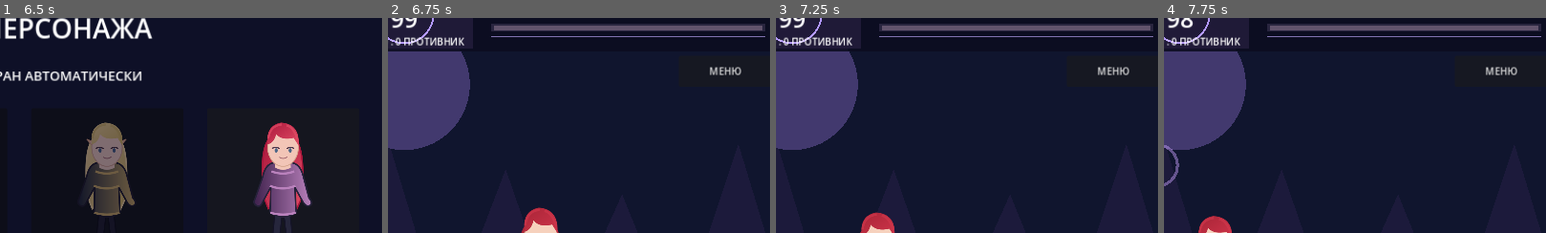
Above: before the commit, frames 1-4 (left to right).
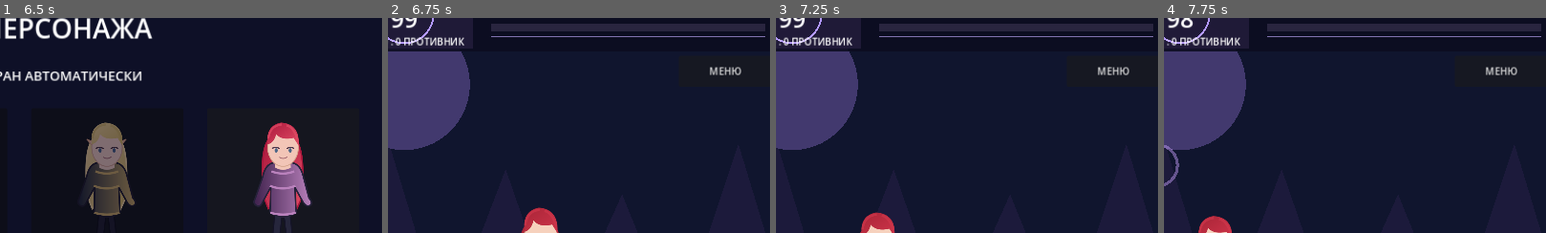
Above: after the commit, the same moments.

Repository: PerchikHot/Eclipse-Arena-
Game: Godot game, scene res://scenes/Main.tscn
Two runs of this game, one before a commit and one after it. Both use one fixed random seed, a clock stepped at 60 frames per second and the inputs below.
Inputs (mouse positions are % of the whole screen's width and height, from its top left):
- Up to frame 1 (6.5 s): click "⚔ БЫСТРЫЙ БОЙ" at 0.5 s; click "ЯМАТО" at 1.25 s; click "ЭРЗА" at 2 s; click "АЛЬФА" at 2.75 s; click "РИАС" at 3.5 s; click "КОСТЮМ: КАНОН" at 4.25 s; click "КОСТЮМ: БОЕВОЙ" at 5 s; click "КОСТЮМ: ПЛЯЖНЫЙ" at 5.75 s
- Up to frame 2 (6.75 s): click "В БОЙ" at 6.5 s
- Up to frame 3 (7.25 s): no input
- Up to frame 4 (7.75 s): move the mouse to (72, 45) at 7.27 s; hold D from 7.28 s (still down); hold J from 7.28 s (still down); click (72, 45) at 7.42 s; tap Space at 7.52 s
The pictures show only the part of the screen within x 48-98%, y 10-60%; the shares and areas given below are measured in that part.

Frame 1 is identical in both runs. In frame 2, 1.6% of the frame differs, in the area x 27-98%, y 3-6%; in frame 3, 1.6%; in frame 4, 1.6%.

Commit message:
Add enemy special attack energy, damage and HUD meter

Diff:
--- a/scripts/main.gd
+++ b/scripts/main.gd
@@ -60,6 +60,8 @@
 var block_timer := 0.0
 var skill_energy := 0.0
 var skill_cost := 40.0
+var enemy_energy := 0.0
+var enemy_skill_fx := 0.0
 var skill_label: Label
 var round_seconds := 99.0
 var round_timer_label: Label
@@ -377,6 +379,8 @@
     combo_timer = 0.0
     block_timer = 0.0
     skill_energy = 0.0
+    enemy_energy = 0.0
+    enemy_skill_fx = 0.0
     round_seconds = 99.0
     round_timer_label.text = "99"
     round_number_label.text = "РАУНД %d" % (player_wins + enemy_wins + 1)
@@ -443,6 +447,7 @@
     enemy_motion = 0.0
     player_attack_fx = maxf(0.0, player_attack_fx - delta)
     enemy_attack_fx = maxf(0.0, enemy_attack_fx - delta)
+    enemy_skill_fx = maxf(0.0, enemy_skill_fx - delta)
     player_hit_fx = maxf(0.0, player_hit_fx - delta)
     enemy_hit_fx = maxf(0.0, enemy_hit_fx - delta)
     ai_timer -= delta
@@ -479,6 +484,7 @@
             combo_timer = 1.3
             hp_right = maxi(0, hp_right - (18 if can_skill else 8 + mini(combo_hits, 4)))
             enemy_hit_fx = 0.22
+            enemy_energy = minf(100.0, enemy_energy + 5.0)
             impact_flash = 0.15
             play_sound("hit")
             if hp_right == 0:
@@ -501,13 +507,18 @@
             x_left = clampf(midpoint - separation * 42.0, 50.0, 1230.0)
             x_right = clampf(midpoint + separation * 42.0, 50.0, 1230.0)
         if absf(x_left - x_right) < 140 and absf(y_left - 610.0) < 120.0 and enemy_cooldown <= 0:
-            enemy_cooldown = 0.95
-            enemy_attack_fx = 0.18
+            var enemy_special: bool = enemy_energy >= skill_cost and randf() < 0.55
+            if enemy_special:
+                enemy_energy -= skill_cost
+                enemy_skill_fx = 0.35
+            enemy_cooldown = 1.3 if enemy_special else 0.95
+            enemy_attack_fx = 0.3 if enemy_special else 0.18
             play_sound("swing")
             player_hit_fx = 0.22
             impact_flash = 0.15
             play_sound("hit")
-            hp_left = maxi(0, hp_left - (2 if block_timer > 0.0 else 7))
+            hp_left = maxi(0, hp_left - ((4 if enemy_special else 2) if block_timer > 0.0 else (15 if enemy_special else 7)))
+            enemy_energy = minf(100.0, enemy_energy + (0.0 if enemy_special else 9.0))
             skill_energy = minf(100.0, skill_energy + 4.0)
             if hp_left == 0:
                 finish_round(false)
@@ -529,6 +540,8 @@
         draw_circle(joystick_center + Vector2(joystick_axis * 43.0, 0), 32.0, Color("#9788c2", 0.9))
     draw_sprite_fighter(Vector2(x_left, y_left), selected_fighter, x_right >= x_left, player_motion, player_attack_fx, player_hit_fx, hp_left)
     draw_sprite_fighter(Vector2(x_right, 610), enemy_fighter, x_left >= x_right, enemy_motion, enemy_attack_fx, enemy_hit_fx, hp_right)
+    if enemy_skill_fx > 0.0:
+        draw_arc(Vector2(x_right, 480), 115.0 + 25.0 * enemy_skill_fx, 0.0, TAU, 56, Color("#ff9f75", enemy_skill_fx * 2.0), 8.0)
     if enemy_hit_fx > 0.0:
         draw_circle(Vector2(x_right, 470), 12.0 + enemy_hit_fx * 55.0, Color("#ffd56c", enemy_hit_fx * 3.0))
     if player_hit_fx > 0.0:
@@ -544,7 +557,7 @@
     draw_rect(Rect2(35, 78, 460, 14), Color("#29253f"))
     draw_rect(Rect2(785, 78, 460, 14), Color("#29253f"))
     draw_rect(Rect2(40, 81, skill_energy * 4.5, 8), Color("#b49aff"))
-    draw_rect(Rect2(790, 81, 450, 8), Color("#62536c"))
+    draw_rect(Rect2(1240 - enemy_energy * 4.5, 81, enemy_energy * 4.5, 8), Color("#ffb184"))
     draw_line(Vector2(35, 100), Vector2(495, 100), Color("#8173b0"), 2)
     draw_line(Vector2(785, 100), Vector2(1245, 100), Color("#8173b0"), 2)
     draw_rect(Rect2(525, 5, 230, 115), Color("#211b39", 0.92))
